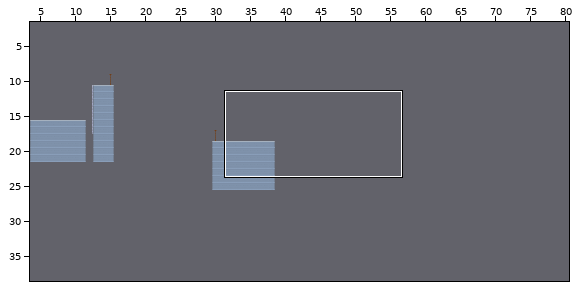
Tiled map (JSON) -- public/maps/testmap.json. Above, an overview of the earlier version with the close-up marked.
Close-up. The starting point:
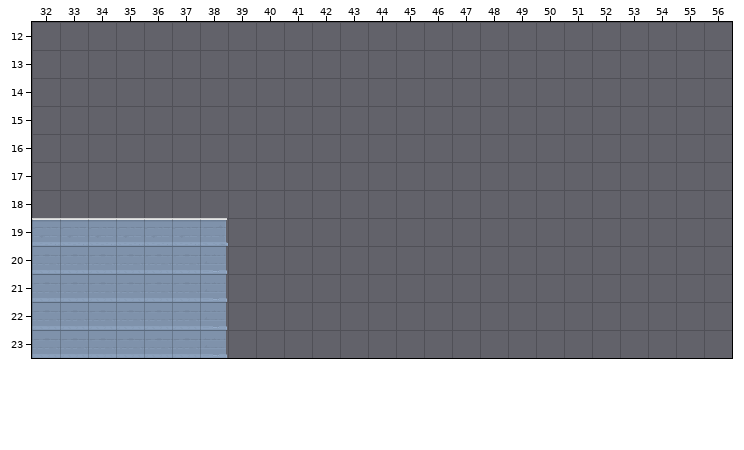
Cells are 32x32 px. Shown: x 32..56, y 12..23. The commit also changed other parts of the map, which this record leaves out.
Once edited:
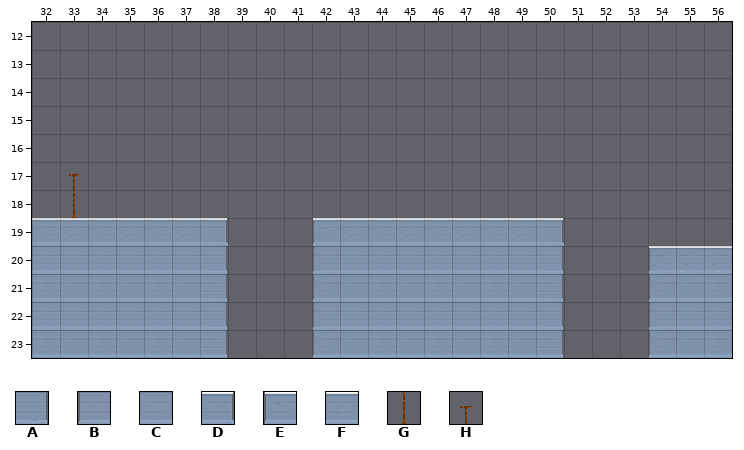
Key: from "building": A 4, B 5, C 6, D 7, E 12, F 13, G 21, H 22.
_ is an empty cell.
From old to new:
Changed rows in their new state; . is an unchanged cell.
Layer "Terrain":
first column x 42:
19 EFFFFFFFD......
20 BCCCCCCCA...EFF
21 BCCCCCCCA...BCC
22 BCCCCCCCA...BCC
23 BCCCCCCCA...BCC
Layer "TerrainDetails":
first column x 33:
17 H
18 G
